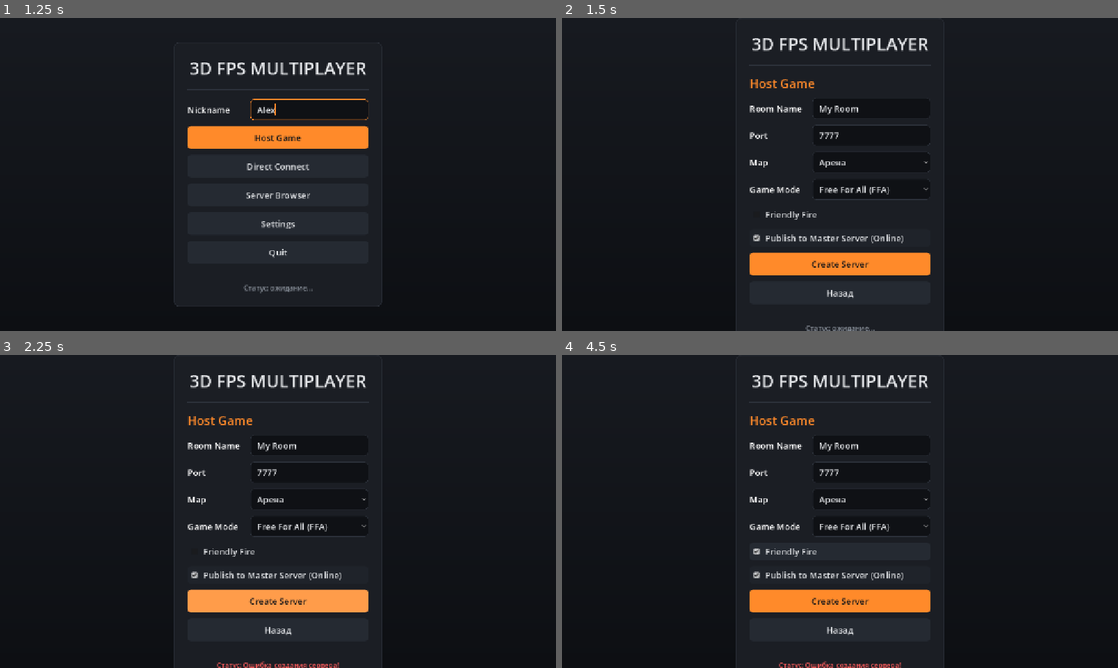
Above: before the commit, frames 1-4 (two rows, left to right).
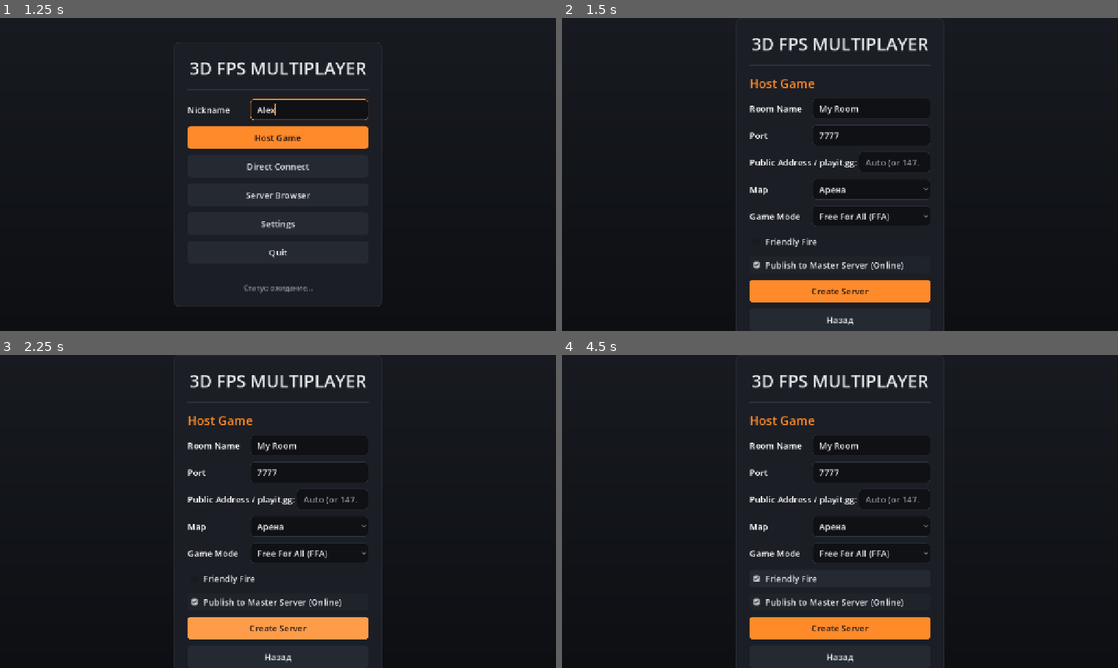
Above: after the commit, the same moments.

Repository: genjblu/multiplayer-vb
Game: Godot game, scene res://scenes/main_menu.tscn
The game is run twice, just before and just after one commit, with the same random seed, the same clock (stepped at 60 frames per second) and the same inputs.
Inputs (mouse positions are in pixels of both pictures, inside the frame that each line leads up to):
- Up to frame 1 (1.25 s): click (311, 108) at 0.52 s; type "Alex" at 0.6 s
- Up to frame 2 (1.5 s): click "Host Game" at 1.25 s
- Up to frame 3 (2.25 s): click "Create Server" at 2 s
- Up to frame 4 (4.5 s): click "Арена" at 2.75 s; click "Free For All (FFA)" at 3.5 s; click "Friendly Fire" at 4.25 s

Frame 1 is identical in both runs. In frame 2, 6.2% of the frame differs, in the area x 33-67%, y 42-100%; in frame 3, 6.3%; in frame 4, 7.2%.

Commit message:
feat(host): add tunnel address support for playit.gg in screen_host

Diff:
--- a/scripts/localization_data.gd
+++ b/scripts/localization_data.gd
@@ -29,6 +29,8 @@
 		"MENU_QUIT": "Выход",
 		"STATUS_IDLE": "Статус: ожидание...",
 		"HOST_PUBLISH_ONLINE": "Опубликовать в глобальный список (Интернет)",
+		"HOST_TUNNEL_ADDR": "Публичный адрес / playit.gg:",
+		"HOST_TUNNEL_PLACEHOLDER": "Авто (или 147.185.x.x:12345)",
 		"TAB_ONLINE": "🌐 Интернет (Онлайн)",
 		"TAB_LAN": "🏠 Локальная сеть (LAN)",
 		"MASTER_SERVER_URL": "URL мастер-сервера (Интернет):",
@@ -104,6 +106,8 @@
 		"MENU_QUIT": "Quit",
 		"STATUS_IDLE": "Status: waiting...",
 		"HOST_PUBLISH_ONLINE": "Publish to Master Server (Online)",
+		"HOST_TUNNEL_ADDR": "Public Address / playit.gg:",
+		"HOST_TUNNEL_PLACEHOLDER": "Auto (or 147.185.x.x:12345)",
 		"TAB_ONLINE": "🌐 Online (Internet)",
 		"TAB_LAN": "🏠 Local Network (LAN)",
 		"MASTER_SERVER_URL": "Master Server URL (Online):",
--- a/scripts/main_menu.gd
+++ b/scripts/main_menu.gd
@@ -80,7 +80,7 @@
 	menu.show_screen("main")
 	screen_main.nick_edit.text = GameStats.local_nick
 
-func _on_host_requested(port: int, room_name: String, map_id: String = "default_arena", mode: String = "ffa", ff: bool = false, publish_online: bool = true) -> void:
+func _on_host_requested(port: int, room_name: String, map_id: String = "default_arena", mode: String = "ffa", ff: bool = false, publish_online: bool = true, custom_ip: String = "") -> void:
 	GameStats.set_nick(screen_main.get_nick())
 	if port <= 0:
 		menu.set_status("Статус: Укажите корректный порт!", true)
@@ -99,7 +99,7 @@
 					map_title = res.display_name
 			LanDiscovery.start_broadcast(room_name, port, map_title, mode, ff, false)
 			if publish_online and OnlineMatchmaking:
-				OnlineMatchmaking.register_server(room_name, port, map_title, mode, ff)
+				OnlineMatchmaking.register_server(room_name, port, map_title, mode, ff, custom_ip)
 
 			screen_lobby.setup_lobby(map_title, mode, ff, true)
 			menu.show_screen("lobby")
--- a/scripts/screen_host.gd
+++ b/scripts/screen_host.gd
@@ -1,10 +1,11 @@
 class_name ScreenHost
 extends MenuScreen
 
-signal host_requested(port: int, room_name: String, map_id: String, mode: String, friendly_fire: bool, publish_online: bool)
+signal host_requested(port: int, room_name: String, map_id: String, mode: String, friendly_fire: bool, publish_online: bool, custom_ip: String)
 
 var room_edit: LineEdit
 var port_edit: LineEdit
+var tunnel_edit: LineEdit
 var map_option: OptionButton
 var mode_option: OptionButton
 var ff_checkbox: CheckBox
@@ -26,6 +27,11 @@
 	port_edit.text = "7777"
 	port_edit.max_length = 5
 	add_child(_make_row(tr("HOST_PORT"), port_edit))
+
+	tunnel_edit = LineEdit.new()
+	tunnel_edit.placeholder_text = tr("HOST_TUNNEL_PLACEHOLDER")
+	tunnel_edit.max_length = 64
+	add_child(_make_row(tr("HOST_TUNNEL_ADDR"), tunnel_edit))
 
 	_scan_maps()
 
@@ -88,4 +94,5 @@
 	var selected_mode: String = modes[mode_option.selected] if mode_option.selected < modes.size() else "ffa"
 	var ff: bool = ff_checkbox.button_pressed
 	var pub_online: bool = online_checkbox.button_pressed
-	host_requested.emit(port, room, selected_map_id, selected_mode, ff, pub_online)
+	var custom_ip: String = tunnel_edit.text.strip_edges()
+	host_requested.emit(port, room, selected_map_id, selected_mode, ff, pub_online, custom_ip)
Not shown, added: scripts/dedicated_server.gd.uid
Not shown, added: scripts/online_matchmaking.gd.uid
Not shown, changed: master_server/server.js
